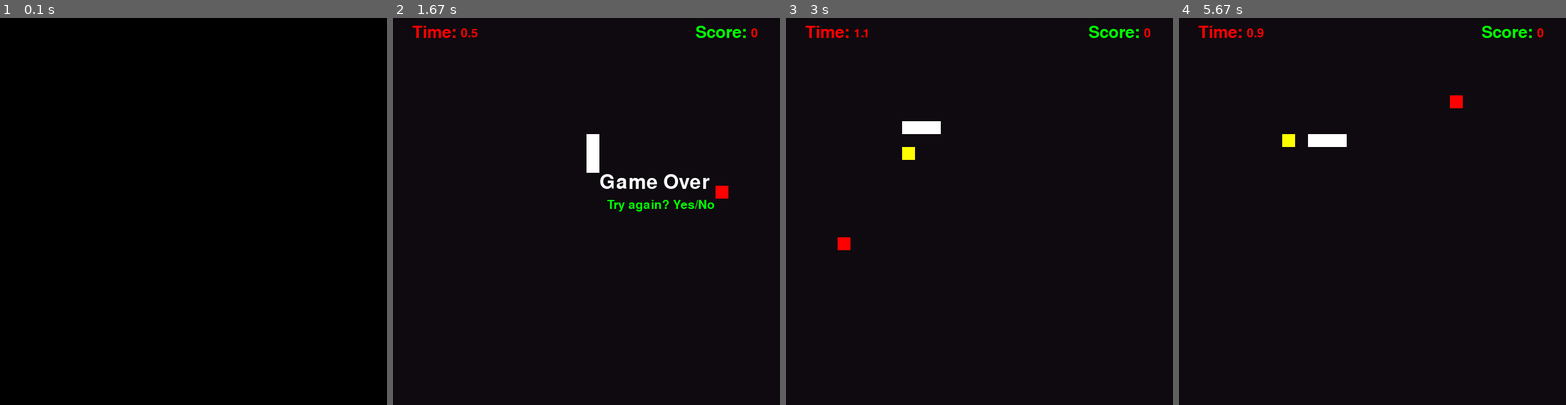
Above: before the commit, frames 1-4 (left to right).
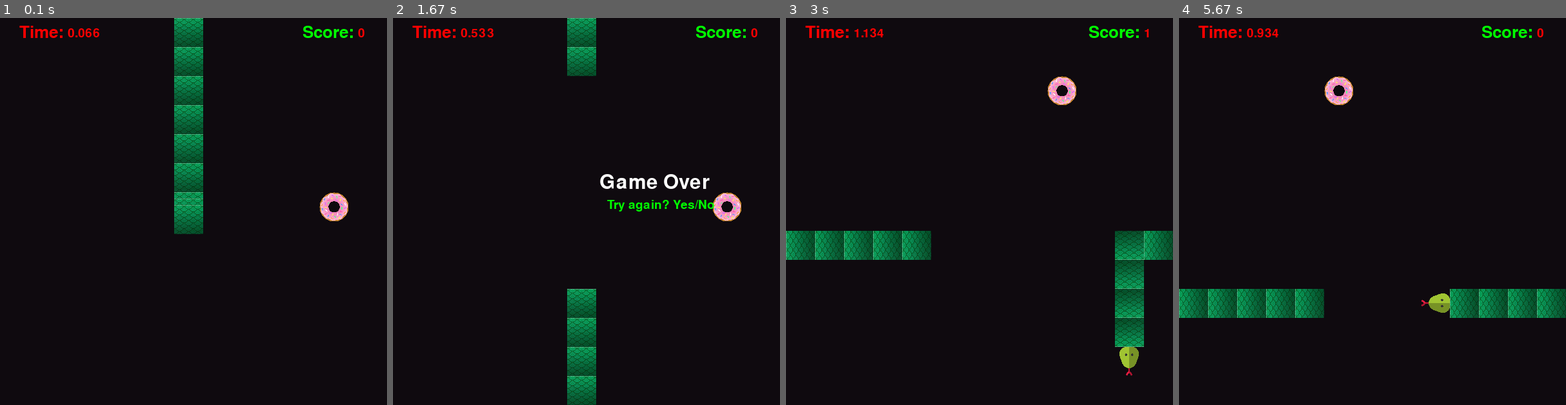
Above: after the commit, the same moments.

Repository: VenatorFata/PygameProject
Game: pygame game, started from snake.py
Two runs of this game, one before a commit and one after it. Both use one fixed random seed, a clock stepped at 60 frames per second and the inputs below.
Inputs:
- Up to frame 1 (0.1 s): no input
- Up to frame 2 (1.67 s): tap Y at 0.33 s
- Up to frame 3 (3 s): hold Right 1.67-2.13 s; tap Y at 1.82 s; hold Left 2.17-2.7 s; hold Down from 2.73 s (still down)
- Up to frame 4 (5.67 s): release Down at 3.03 s; hold Left 3.07-3.47 s; tap Y at 3.22, 4.72 s; hold Down 4.57-4.93 s; hold Left 4.97-5.43 s; hold Right from 5.47 s (still down)

The runs differ from the first frame. In frame 1, 5.1% of the frame differs, in the area x 5-95%, y 0-56%; in frame 2, 4.2%; in frame 3, 6.8%, in the area x 0-100%, y 2-93%; in frame 4, 6.3%.

Commit message:
- объединил код из одной программы с кодом этой программы - добавил возможность поворотов спрайтов

Diff:
--- a/snake.py
+++ b/snake.py
@@ -9,12 +9,12 @@
 pygame.font.init()
 random.seed()
 
-SNAKE_SPEED = 2
-BLOCK_SIZE = 20
+SNAKE_SPEED = 3
+BLOCK_SIZE = 45
 FRUIT_SIZE = BLOCK_SIZE
 GAP = 10
 SCREEN_DIMENSION = 600
-FPS_LIMIT = 10
+FPS_LIMIT = 15
 
 KEY_MAPPING = {'UP': 1, 'DOWN': 2, 'LEFT': 3, 'RIGHT': 4}
 fruits = []
@@ -72,15 +72,119 @@
         snake.y = SCREEN_DIMENSION - BLOCK_SIZE
 
 
+def load_image(name, colorkey=None, size=None):
+    fullname = os.path.join('data', name)
+    if not os.path.isfile(fullname):
+        print(f"Файл с изображением '{fullname}' не найден")
+        sys.exit()
+    image = pygame.image.load(fullname)
+    if colorkey is not None:
+        image = image.convert()
+        if colorkey == -1:
+            colorkey = image.get_at((0, 0))
+        image.set_colorkey(colorkey)
+    else:
+        image = image.convert_alpha()
+
+    # Изменение размера изображения, если указан параметр size
+    if size is not None:
+        image = pygame.transform.scale(image, size)
+
+    return image
+
+
+class SnakeBodySprite(pygame.sprite.Sprite):
+    def __init__(self, x, y, size=(BLOCK_SIZE, BLOCK_SIZE)):
+        super().__init__()
+        self.image = load_image("snakebody2.png", size=(BLOCK_SIZE, BLOCK_SIZE))
+        self.current_direction = 1
+        self.rect = self.image.get_rect()
+        self.rect.topleft = (x, y)
+
+    def update(self, x, y, direction):
+        # поворот тела в правильном направлении
+        if self.current_direction != direction:
+            if self.current_direction == KEY_MAPPING['UP']:
+                if direction == KEY_MAPPING['LEFT']:
+                    self.image = pygame.transform.rotate(self.image, 90)
+                elif direction == KEY_MAPPING['RIGHT']:
+                    self.image = pygame.transform.rotate(self.image, -90)
+            elif self.current_direction == KEY_MAPPING['RIGHT']:
+                if direction == KEY_MAPPING['UP']:
+                    self.image = pygame.transform.rotate(self.image, 90)
+                elif direction == KEY_MAPPING['DOWN']:
+                    self.image = pygame.transform.rotate(self.image, -90)
+            elif self.current_direction == KEY_MAPPING['DOWN']:
+                if direction == KEY_MAPPING['RIGHT']:
+                    self.image = pygame.transform.rotate(self.image, 90)
+                elif direction == KEY_MAPPING['LEFT']:
+                    self.image = pygame.transform.rotate(self.image, -90)
+            elif self.current_direction == KEY_MAPPING['LEFT']:
+                if direction == KEY_MAPPING['DOWN']:
+                    self.image = pygame.transform.rotate(self.image, 90)
+                elif direction == KEY_MAPPING['UP']:
+                    self.image = pygame.transform.rotate(self.image, -90)
+            self.current_direction = direction
+        self.rect.topleft = (x, y)
+
+
+class SnakeHeadSprite(pygame.sprite.Sprite):
+    def __init__(self, x, y, size=(BLOCK_SIZE, BLOCK_SIZE)):
+        super().__init__()
+        self.image = load_image("snakehead2.png", size=(BLOCK_SIZE, BLOCK_SIZE))
+        self.current_direction = 1
+        self.rect = self.image.get_rect()
+        self.rect.topleft = (x, y)
+
+    def update(self, x, y, direction):
+        # поворот тела в правильном направлении
+        if self.current_direction != direction:
+            if self.current_direction == KEY_MAPPING['UP']:
+                if direction == KEY_MAPPING['LEFT']:
+                    self.image = pygame.transform.rotate(self.image, 90)
+                elif direction == KEY_MAPPING['RIGHT']:
+                    self.image = pygame.transform.rotate(self.image, -90)
+            elif self.current_direction == KEY_MAPPING['RIGHT']:
+                if direction == KEY_MAPPING['UP']:
+                    self.image = pygame.transform.rotate(self.image, 90)
+                elif direction == KEY_MAPPING['DOWN']:
+                    self.image = pygame.transform.rotate(self.image, -90)
+            elif self.current_direction == KEY_MAPPING['DOWN']:
+                if direction == KEY_MAPPING['RIGHT']:
+                    self.image = pygame.transform.rotate(self.image, 90)
+                elif direction == KEY_MAPPING['LEFT']:
+                    self.image = pygame.transform.rotate(self.image, -90)
+            elif self.current_direction == KEY_MAPPING['LEFT']:
+                if direction == KEY_MAPPING['DOWN']:
+                    self.image = pygame.transform.rotate(self.image, 90)
+                elif direction == KEY_MAPPING['UP']:
+                    self.image = pygame.transform.rotate(self.image, -90)
+            self.current_direction = direction
+        self.rect.topleft = (x, y)
+
+
+class FruitSprite(pygame.sprite.Sprite):
+    def __init__(self, x, y, size=(FRUIT_SIZE, FRUIT_SIZE)):
+        super().__init__()
+        self.image = load_image("donat.png", size=(FRUIT_SIZE, FRUIT_SIZE))
+        self.rect = self.image.get_rect()
+        self.rect.topleft = (x, y)
+
+    def update(self, x, y):
+        self.rect.topleft = (x, y)
+
+
 class Fruit:
     def __init__(self, x, y, state):
-        self.x = int(x)
-        self.y = int(y)
+        self.x = x
+        self.y = y
         self.state = state
-        self.color = pygame.Color('red')
+        self.sprite = FruitSprite(self.x, self.y, size=(FRUIT_SIZE, FRUIT_SIZE))
 
     def draw(self, surface):
-        pygame.draw.rect(surface, self.color, (self.x, self.y, FRUIT_SIZE, FRUIT_SIZE))
+        if self.state == 1:
+            self.sprite.update(self.x, self.y)
+            surface.blit(self.sprite.image, self.sprite.rect)
 
 
 class SnakeSegment:
@@ -99,10 +203,19 @@
         self.body = []
         self.body.append(self)
 
-        tail_segment = SnakeSegment(self.x, self.y + GAP)
-        tail_segment.direction = KEY_MAPPING['UP']
-        tail_segment.color = 'NULL'
-        self.body.append(tail_segment)
+        # Спрайты для змейки
+        self.sprite_group = pygame.sprite.Group()
+        self.head_sprite = SnakeHeadSprite(self.x, self.y, size=(BLOCK_SIZE, BLOCK_SIZE))
+        self.sprite_group.add(self.head_sprite)
+
+        # Добавляем начальные сегменты тела
+        for i in range(1, 4):  # Начальная длина змейки (3 сегмента)
+            tail_segment = SnakeSegment(self.x, self.y + i * GAP)
+            tail_segment.direction = KEY_MAPPING['UP']
+            tail_segment.color = 'NULL'
+            self.body.append(tail_segment)
+            body_sprite = SnakeBodySprite(tail_segment.x, tail_segment.y, size=(BLOCK_SIZE, BLOCK_SIZE))
+            self.sprite_group.add(body_sprite)
 
     def move(self):
         last_index = len(self.body) - 1
@@ -129,6 +242,15 @@
 
         self.body.insert(0, last_segment)
 
+        # Обновление спрайтов
+        for i, segment in enumerate(self.body):
+            if i == 0:
+                self.head_sprite.update(segment.x, segment.y, self.direction)
+            else:
+                # Обновляем спрайты тела
+                body_sprite = list(self.sprite_group)[i]
+                body_sprite.update(segment.x, segment.y, segment.direction)
+
     def grow(self):
         last_index = len(self.body) - 1
         self.body[last_index].direction = self.body[last_index].direction
@@ -144,6 +266,10 @@
             new_segment.x -= BLOCK_SIZE
 
         self.body.append(new_segment)
+
+        # Добавляем спрайт для нового сегмента
+        body_sprite = SnakeBodySprite(new_segment.x, new_segment.y, size=(BLOCK_SIZE, BLOCK_SIZE))
+        self.sprite_group.add(body_sprite)
 
     def set_direction(self, direction):
         if (self.direction == KEY_MAPPING["RIGHT"] and direction == KEY_MAPPING["LEFT"]) or \
@@ -165,10 +291,8 @@
         return False
 
     def draw(self, surface):
-        pygame.draw.rect(surface, pygame.Color('yellow'), (self.body[0].x, self.body[0].y, BLOCK_SIZE, BLOCK_SIZE), 0)
-        for segment in self.body[1:]:
-            if segment.color != 'NULL':
-                pygame.draw.rect(surface, pygame.Color('white'), (segment.x, segment.y, BLOCK_SIZE, BLOCK_SIZE), 0)
+        self.sprite_group.draw(surface)
+
 
 def get_input():
     for event in pygame.event.get():
@@ -190,6 +314,7 @@
         if event.type == pygame.QUIT:
             exit_game()
 
+
 def respawn_fruits(snake_x, snake_y):
     radius = math.sqrt((SCREEN_DIMENSION / 2) ** 2 + (SCREEN_DIMENSION / 2) ** 2) / 2
     fruits.clear()
@@ -203,10 +328,12 @@
     new_fruit = Fruit(x - x % BLOCK_SIZE, y - y % BLOCK_SIZE, 1)
     fruits.append(new_fruit)
 
+
 def display_score(current_score):
     score_number = font_score_num.render(str(current_score), True, pygame.Color('red'))
     display.blit(score_text, (SCREEN_DIMENSION - score_text_size[0] - 60, 10))
     display.blit(score_number, (SCREEN_DIMENSION - 45, 14))
+
 
 def display_game_time(game_time):
     time_text = font_score.render('Time: ', True, pygame.Color('red'))
@@ -214,11 +341,17 @@
     display.blit(time_text, (30, 10))
     display.blit(time_number, (105, 14))
 
+
 def main():
     score = 0
     player_snake = Snake(SCREEN_DIMENSION / 2 - SCREEN_DIMENSION / 2 % BLOCK_SIZE,
                          SCREEN_DIMENSION / 2 - SCREEN_DIMENSION / 2 % BLOCK_SIZE)
     player_snake.set_direction(KEY_MAPPING["UP"])
+
+    # Добавляем начальные сегменты тела
+    for _ in range(3):
+        player_snake.grow()
+        player_snake.move()
 
     for _ in range(3):
         player_snake.grow()
@@ -273,7 +406,7 @@
 
         current_time = pygame.time.get_ticks() - start_time
         display_game_time(current_time)
-        print(player_snake.x, player_snake.y, fruit.x, fruit.y)
+        #print(player_snake.x, player_snake.y, fruit.x, fruit.y)
 
         pygame.display.flip()
 
Binary file added: data/donat.png
Binary file added: data/snakebody2.png
Binary file added: data/snakehead2.png
